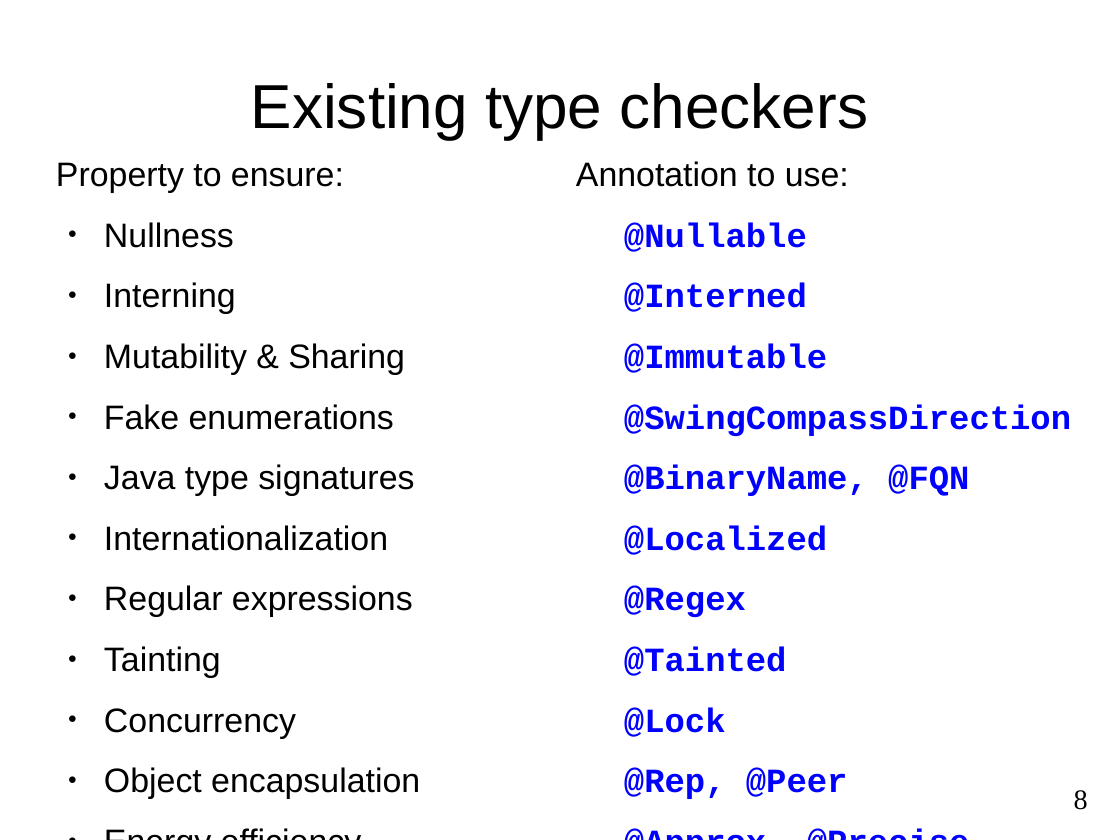
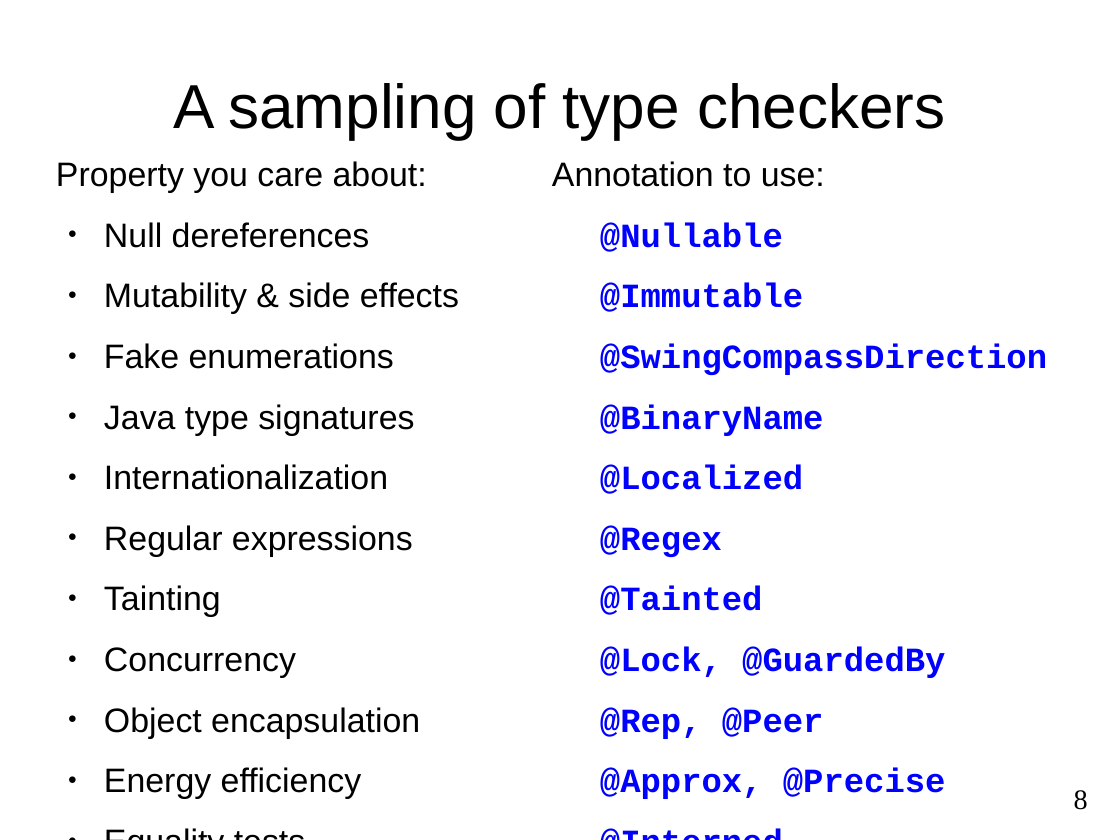
Before and after one commit to reprogrammer/checker-framework, a slide deck: slide 8 of demos/2011-OSBridge/usage.odp. Drawn at 1120x840 pixels with LibreOffice and Linux fonts; fonts in the diff are those of the drawing. Boxes give left, top, right and bottom in pixels: in the first picture for what was removed or moved away, otherwise in the second. Text is boxed around its words. In the diff, an @@ line names an element or a change of style, - is before the commit and + after.

```diff
--- a/demos/2011-OSBridge/usage.odp
+++ b/demos/2011-OSBridge/usage.odp
@@ title at bbox=[173, 83, 945, 139]: text changed @@
-Existing type checkers
+A sampling of type checkers
@@ text at bbox=[56, 161, 459, 314]: text changed @@
-Property to ensure:
-● Nullness
-● Interning
-● Mutability & Sharing
+Property you care about:
+● Null dereferences
+● Mutability & side effects
@@ text at bbox=[56, 161, 459, 799]: paragraph added @@
+● Equality tests
@@ text at bbox=[552, 161, 1047, 799]: paragraph added @@
+@Interned
@@ text "Annotation to use:": place and size @@
-text "Annotation to use:" at bbox=[576, 161, 1071, 799]
+text "Annotation to use:" at bbox=[552, 161, 1047, 799]
@@ text at bbox=[624, 283, 807, 312]: paragraph removed @@
-@Interned
@@ text at bbox=[600, 404, 824, 436]: text changed @@
-@BinaryName, @FQN
+@BinaryName
@@ text at bbox=[600, 646, 945, 678]: text changed @@
-@Lock
+@Lock, @GuardedBy
```
Also in this commit, not shown: 4 other slides changed, 2 other files.
